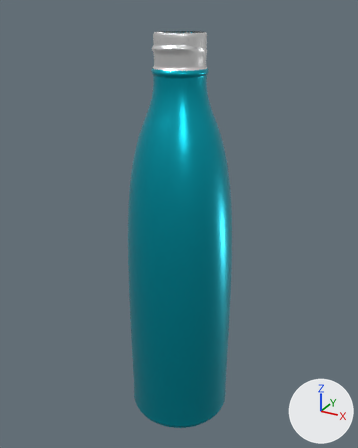
Renders of the glTF model bottle-slim.glb from each side of a commit.
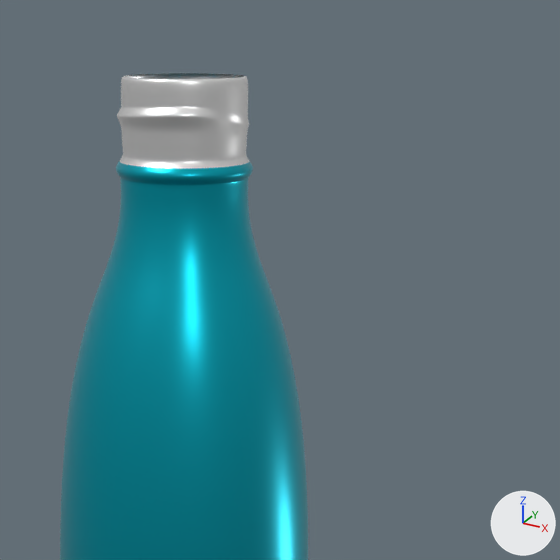
Old and new are each drawn whole from a camera (50 mm lens) standing at (1.558, -2.868, 3.922) and looking at (-0.044, 0.047, 2.465) and again close up on the part from 29% to 94% of the width and 0% to 53% of the height. Arrows for +X, +Y and +Z are at lower right; the lights stay in place. The first two pictures are the older version. Where no turn or scale is listed for an object, it has been applied to the vertices.
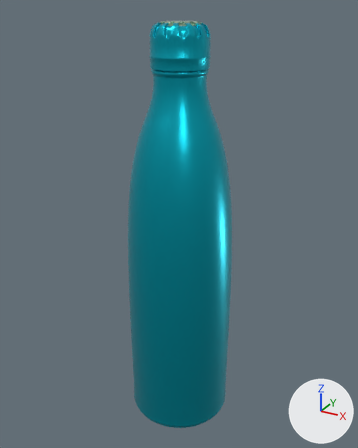
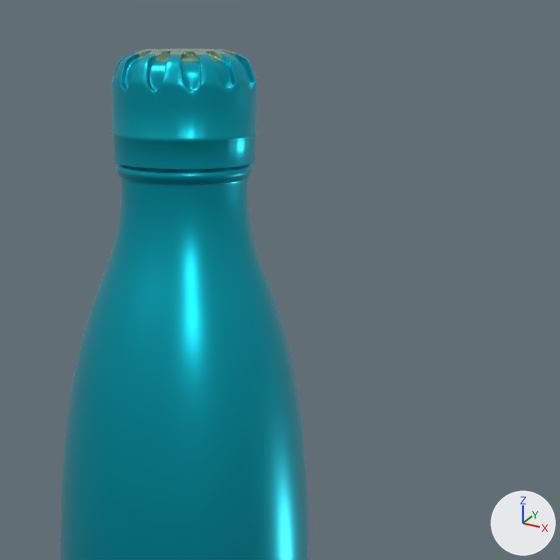
What the commit changed:
Material 'Yellow_Steel' (mat_yellow_steel) is new.
Its base color is (0.399, 0.604, 0.468) (green #a9ccb6).
Its metallic is 0.849.
Its roughness is 0.288.
Mesh me_object_3 is new.
It has 11392 vertices, 21718 faces and spans x -0.136..0.136, y -0.138..0.138, z -0.224..0.224.
It uses material mat_yellow_steel (green #a9ccb6).
Mesh me_object_0 is new.
It has 23554 vertices, 44780 faces and spans x -0.193..0.193, y -0.193..0.193, z -0.133..0.133.
It uses material mat_bottle_steel_blue (cyan #0cb7cc).
Object 'Object_7' (ob_object_7) is new; it shows me_object_3.
Its location is (-0.019, 0.017, 3.614).
Object 'Object_4' (ob_object_4) is new; it shows me_object_0.
Its location is (-0.02, 0.016, 3.697).

Changed parts and their boxes (x1, y1, x2, y2) in the close-ups (560 x 560 px):
'Object_4', added (cyan): after (111, 53, 258, 169)
'Object_7', added: after (134, 49, 236, 61)
'Object_14', unchanged, covered by the edit: before (117, 73, 249, 169)
